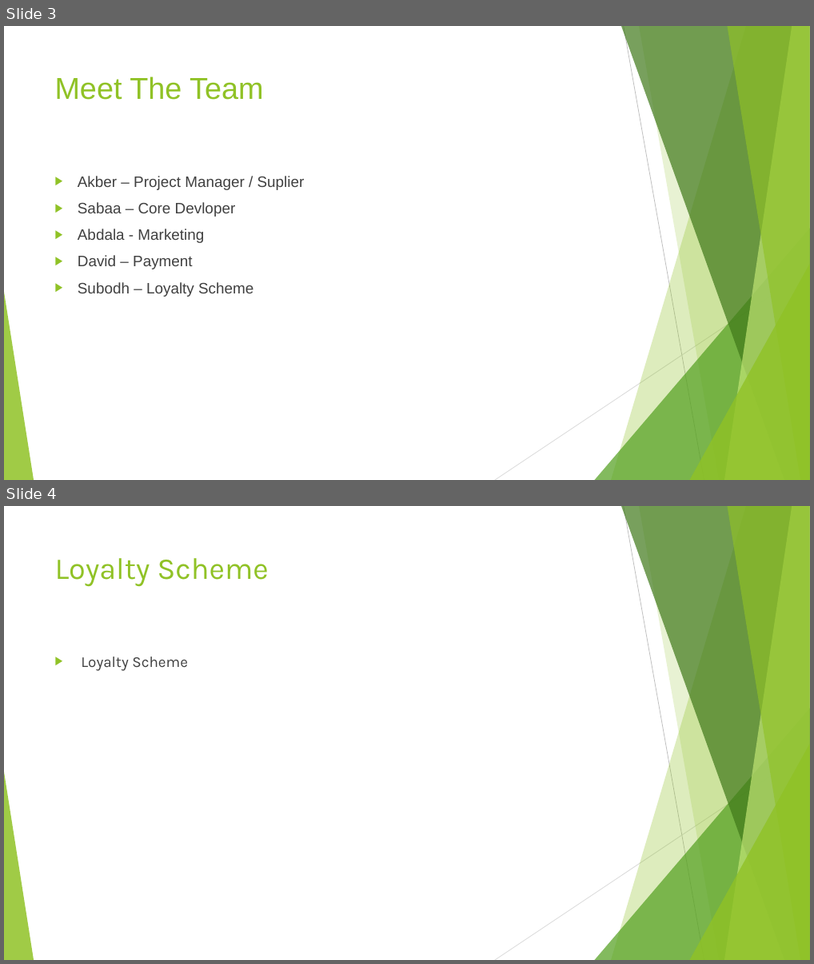
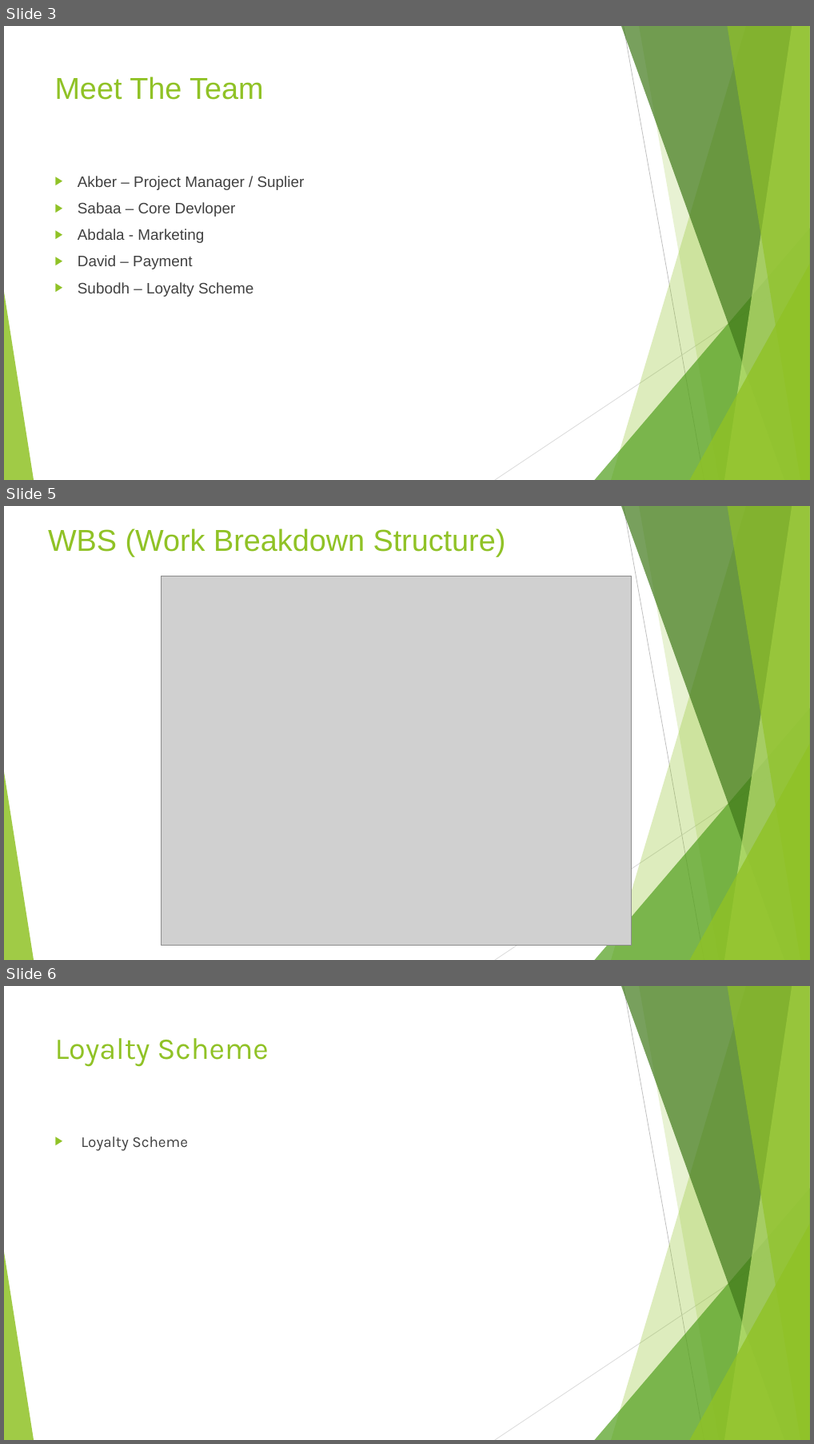
Before and after one commit to ASA786/supermarket_app, a slide deck: Team Project/Presentation.pptx. Shown one above the other, each under a label of ours: slides 3 and 4 before the commit, slides 3, 5 and 6 after it; the slides between them are not shown. The pictures are 814x964 and 814x1444 pixels, drawn with LibreOffice and Linux fonts; fonts in the diff are those of the drawing; grey boxes stand for pictures. Boxes give left, top, right and bottom in pixels: in the first picture for what was removed or moved away, otherwise in the second. Text is boxed around its words. In the diff, an @@ line names an element or a change of style, - is before the commit and + after.

```diff
--- a/Team Project/Presentation.pptx
+++ b/Team Project/Presentation.pptx
@@ slide 5 added at box(4, 506, 810, 960), background #FFFFFF; not listed: 10 template elements that a slide beside it also shows @@
@@ title added at box(48, 528, 506, 556), 36 pt, text #90C226 @@
+WBS (Work Breakdown Structure)
@@ picture added at box(161, 576, 631, 945) @@
@@ what was slide 4 is now slide 6 @@
```
Also in this commit, not shown: 2 slides changed, 1 other slide added.
